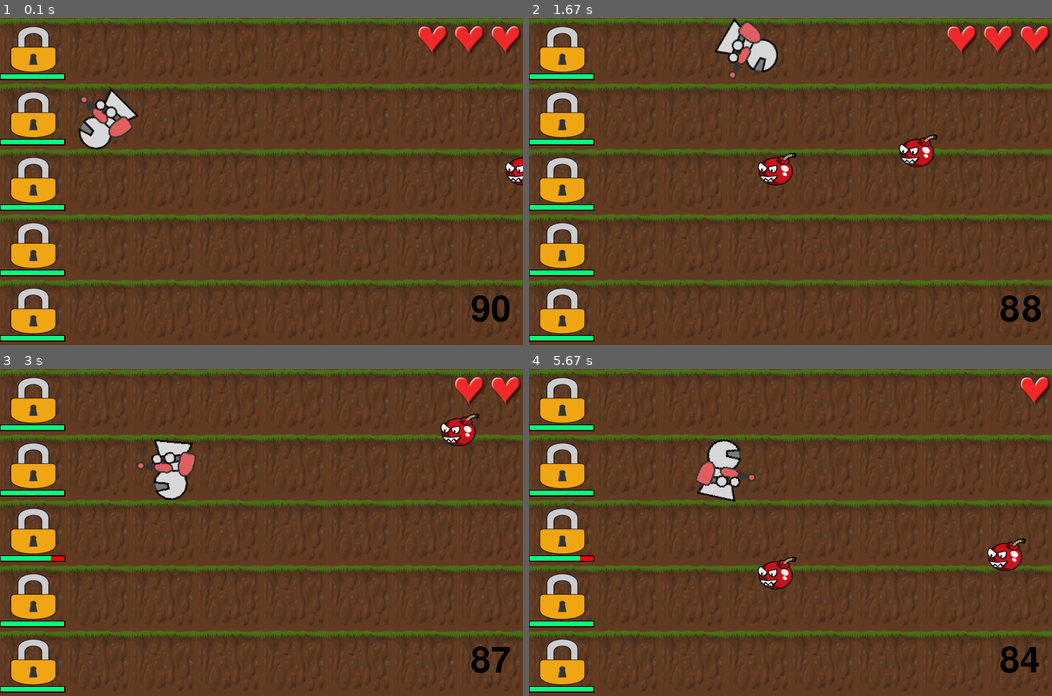
Above: before the commit, frames 1-4 (two rows, left to right).
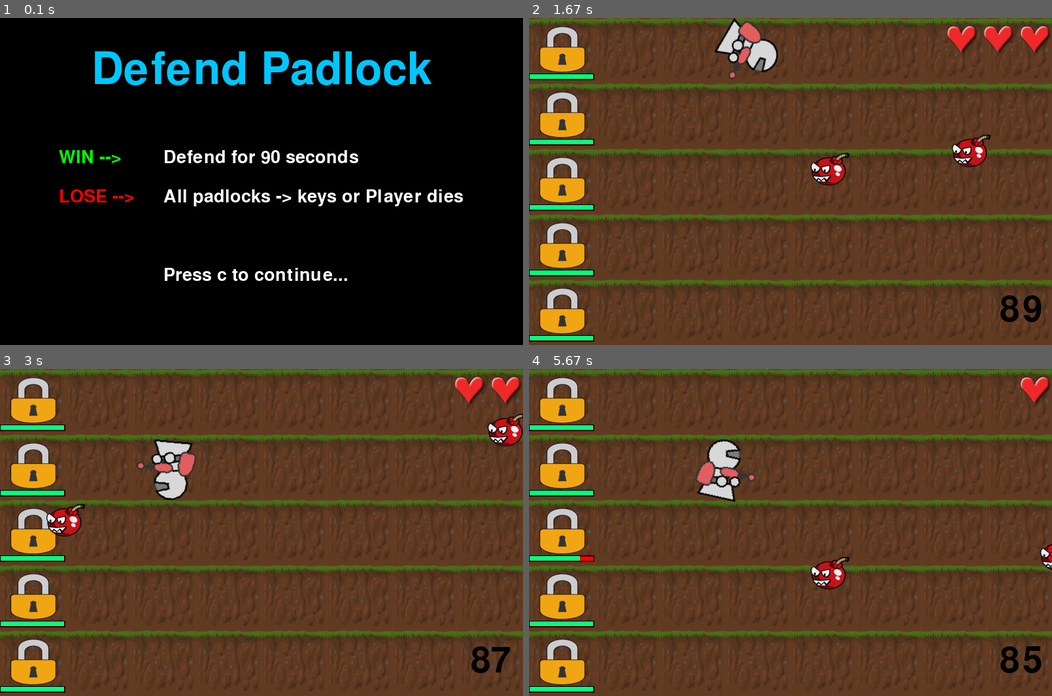
Above: after the commit, the same moments.

Repository: haeunsong/pygame_project
Game: pygame game, started from class.py
Same seed, same stepped clock (60 frames per second), same inputs: the game is played once before the commit and once after it.
Inputs (mouse positions are in pixels of both pictures, inside the frame that each line leads up to):
- Up to frame 1 (0.1 s): no input
- Up to frame 2 (1.67 s): tap C at 0.33 s; hold D 0.67-1.13 s; move the mouse to (790, 204) at 0.7 s; hold W 1.17-1.47 s; move the mouse to (842, 253) at 1.2 s; hold D from 1.5 s (still down); move the mouse to (628, 256) at 1.53 s
- Up to frame 3 (3 s): release D at 1.97 s; hold A 2-2.53 s; move the mouse to (455, 646) at 2.03 s; hold S 2.57-2.87 s; move the mouse to (125, 411) at 2.6 s; hold A from 2.9 s (still down); move the mouse to (135, 467) at 2.93 s
- Up to frame 4 (5.67 s): release A at 3.3 s; hold W 3.33-3.7 s; move the mouse to (764, 617) at 3.37 s; hold D 3.73-4.37 s; move the mouse to (790, 571) at 3.77 s; hold S 4.4-4.77 s; move the mouse to (989, 656) at 4.43 s; hold A 4.8-5.27 s; move the mouse to (717, 463) at 4.83 s; hold D from 5.3 s (still down); move the mouse to (895, 506) at 5.33 s

The runs differ from the first frame. In frame 1, 99% of the frame differs, in the area x 0-100%, y 0-100%; in frame 2, 2.1%; in frame 3, 1.5%; in frame 4, 1.8%.

Commit message:
almost finish!!!

Diff:
--- a/class.py
+++ b/class.py
@@ -6,7 +6,8 @@
 
 width, height = 800,500
 screen=pygame.display.set_mode((width,height))
-FPS=30 # 속도
+pygame.display.set_caption("** Defend Padlock **")
+FPS=30
 fpsClock=pygame.time.Clock()
 
 current_path = os.path.dirname(__file__)
@@ -114,19 +115,18 @@
     padlockToKey = False
     gameOver = 0
     gameWin = 0
-    exitKey = [False]
+    gameLose = 0
     padlock_y = [13,113,213,313,413]
     arrows=[] # 화살각도, 화살 x좌표, 화살 y좌표
     keys=[False,False]
 
-
     timer = Timer()
     timer.start()
 
-    global timerResult
     while running :
-        timerResult = round(timer.get_elapsed())
         if not gameOver:
+            timerResult = round(timer.get_elapsed())
+
             badtimer -= 2
             screen.fill((102,62,37)) # 갈색 배경으로 초기화
 
@@ -237,11 +237,15 @@
                 # 키를 누를 때
                 elif event.type==pygame.KEYDOWN:
                     if event.key==pygame.K_w:
-                        player.playerpos[1] -= 100
+                        if player.playerpos[1]<=100:
+                            player.playerpos[1]=455
+                        else: player.playerpos[1] -= 100
                     elif event.key==pygame.K_a:
                         keys[0]=True
                     elif event.key==pygame.K_s:
-                        player.playerpos[1] +=100
+                        if player.playerpos[1]>=400:
+                            player.playerpos[1]=55
+                        else: player.playerpos[1] +=100
                     elif event.key==pygame.K_d:
                         keys[1]=True
 
@@ -262,9 +266,10 @@
                 player.playerpos[0]+=10
 
             # 게임오버 / 게임승리 체크
-            if player.hp==0 or padlockToKey:
+            if player.hp<=0 or padlockToKey:
                 gameOver = 1 # 게임종료
-            if timeValue==0:
+                gameLose=1
+            if timeValue<=0:
                 gameOver = 1
                 gameWin=1
 
@@ -279,19 +284,18 @@
                         exit(0)
                     elif event.type==pygame.KEYDOWN:
                         if event.key==pygame.K_q:
-                            exitKey[0]=True
-                            gameOver = 0
-                            running = 0
-                            break
+                            pass
+
                     elif event.type==pygame.KEYUP:
                         if event.key==pygame.K_q:
-                            exitKey[0]=False
+                            pass
 
                 font = pygame.font.Font(None,80)
                 if gameWin:
                     text = font.render("CONGRATULATION!!",True,(255,0,0),(0,220,255))
-                else:
-                    text = font.render("GAME OVER!!",True,(0,220,255),(255,0,0))
+                elif gameLose:
+                    text = font.render("LOSE!!",True,(0,220,255),(255,0,0))
+
                 text_rect = text.get_rect()
                 text_rect.center = (400,250)
                 screen.blit(text,text_rect.topleft)
@@ -299,4 +303,43 @@
                 pygame.display.flip()
                 fpsClock.tick(FPS)
 
+def startScreen():
+    keyC = False
+    while True:
+        screen.fill((0,0,0))
+        font = pygame.font.Font(None,100)
+        title = font.render("Defend Padlock",True,(0,198,255))
+        title_rect = title.get_rect()
+        title_rect.center = (400,80)
+        screen.blit(title,title_rect.topleft)
+
+        font = pygame.font.Font(None,40)
+        winText = font.render("WIN --> ",True,(0,255,0))
+        loseText = font.render("LOSE --> ",True,(255,0,0))
+        secondText = font.render("Defend for 90 seconds",True,(255,255,255))
+        ThirdText = font.render("All padlocks -> keys or Player dies",True,(255,255,255))
+        pressText = font.render("Press c to continue...",True,(255,255,255))
+        screen.blit(winText,(90,200))
+        screen.blit(loseText,(90,260))
+        screen.blit(secondText,(250,200))
+        screen.blit(ThirdText,(250,260))
+        screen.blit(pressText,(250,380))
+
+        pygame.display.flip()
+
+        for event in pygame.event.get():
+            if event.type==pygame.QUIT:
+                pygame.quit()
+                exit(0)
+            elif event.type==pygame.KEYDOWN:
+                if event.key==pygame.K_c:
+                    keyC = True
+            elif event.type==pygame.KEYUP:
+                if event.key==pygame.K_c:
+                    keyC=False
+
+        if keyC:
+            break
+
+startScreen()
 main()
